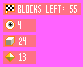
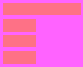
Before/after of a 83×67 layered artwork. What changed in the layer stack:
hid "Layer 1" over [5, 4, 15, 62]
hid "13" over [19, 53, 26, 61]
hid "24" over [19, 37, 26, 45]
hid "4" over [18, 21, 21, 29]
hid "BLOCKS left: 55" over [18, 5, 77, 13]
